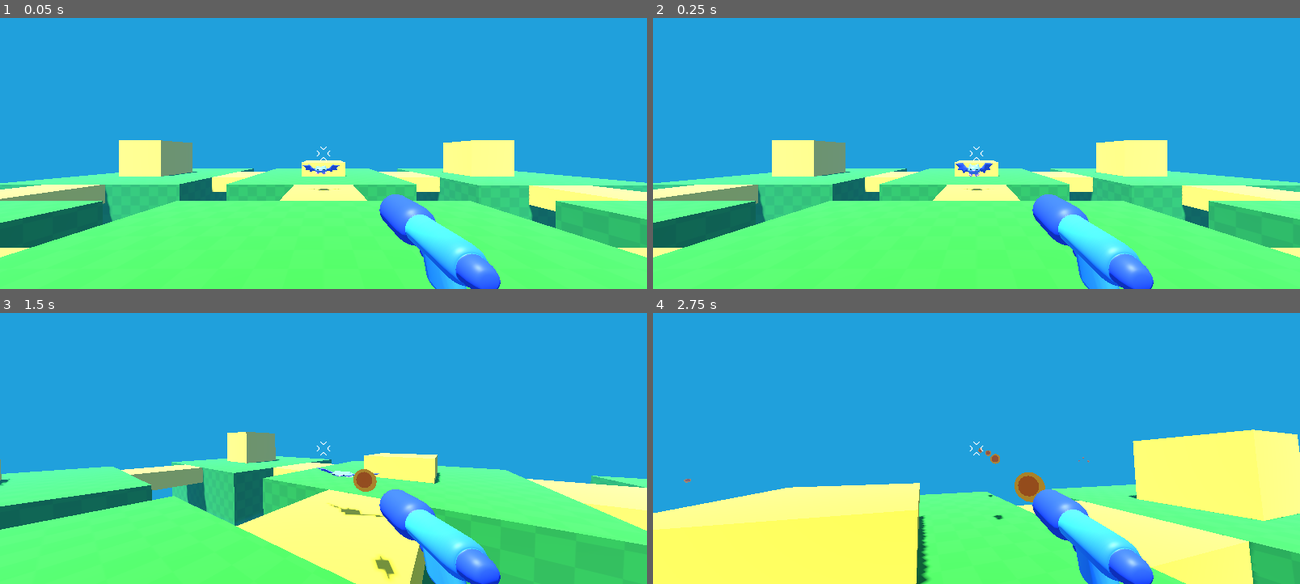
Above: before the commit, frames 1-4 (two rows, left to right).
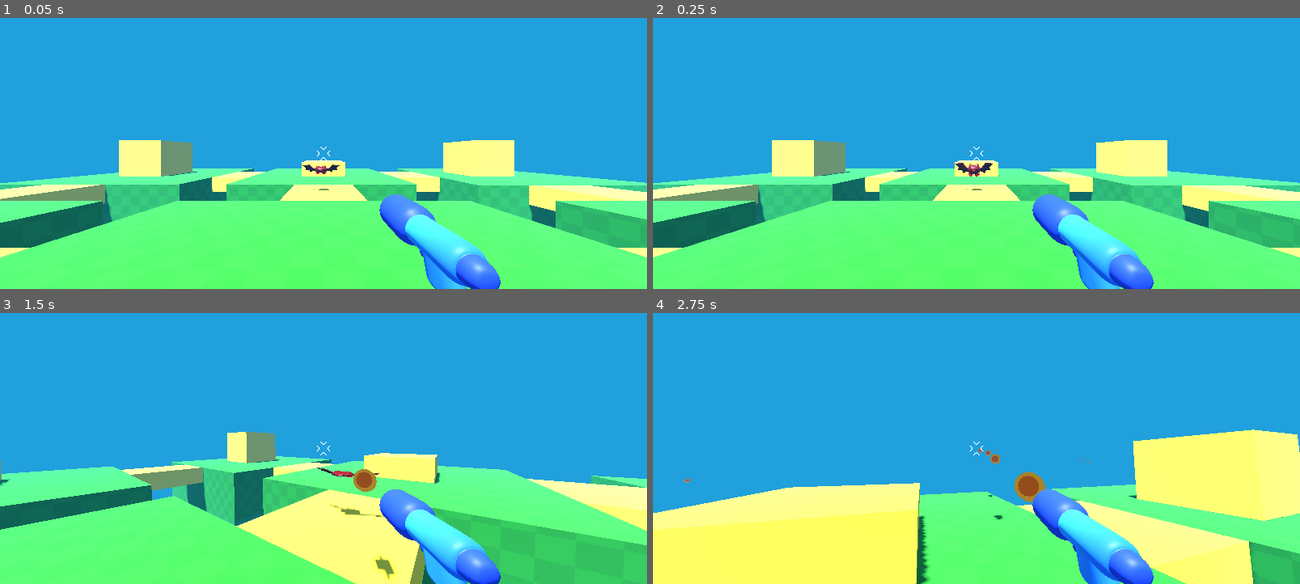
Above: after the commit, the same moments.

Repository: aloepker/first-practice-3d-game-project
Game: Godot game, scene res://game.tscn
Two runs of this game, one before a commit and one after it. Both use one fixed random seed, a clock stepped at 60 frames per second and the inputs below.
Inputs (mouse positions are in pixels of both pictures, inside the frame that each line leads up to):
- Up to frame 1 (0.05 s): no input
- Up to frame 2 (0.25 s): no input
- Up to frame 3 (1.5 s): move the mouse to (355, 448) at 0.52 s; hold Right mouse button (shoot) 0.53-1.28 s; hold W (move_forward) from 0.53 s (still down); tap Space (jump) at 0.77 s; move the mouse to (291, 448) at 1.27 s; right-click (291, 448) at 1.35 s
- Up to frame 4 (2.75 s): keep holding W (move_forward); tap Space (jump) at 1.52 s; move the mouse to (989, 443) at 2.02 s; hold Right mouse button (shoot) from 2.03 s (still down)

The runs differ from the first frame. In frame 1, 0.1% of the frame differs, in the area x 46-53%, y 54-58%; in frame 2, 0.1%, in the area x 46-53%, y 53-59%; in frame 3, less than 0.1%; in frame 4, nothing differs.

Commit message:
finished the bat's hurt animation

Diff:
--- a/mob/bat/bat_model.tscn
+++ b/mob/bat/bat_model.tscn
@@ -1,6 +1,7 @@
 [gd_scene format=3 uid="uid://clg3xj5mc100x"]
 
 [ext_resource type="PackedScene" uid="uid://c4ybh3ky1da1i" path="res://mob/bat/bat_model.glb" id="1_1he7g"]
+[ext_resource type="Material" uid="uid://blolk75yksrjp" path="res://mob/bat/injured_bat_material.tres" id="2_030dj"]
 
 [sub_resource type="Animation" id="Animation_1he7g"]
 length = 0.23333333
@@ -16,6 +17,18 @@
 "transitions": PackedFloat32Array(1, 1),
 "update": 0,
 "values": [Vector3(1, 1, 1), Vector3(1, 0.2, 1)]
+}
+tracks/1/type = "value"
+tracks/1/imported = false
+tracks/1/enabled = true
+tracks/1/path = NodePath("Armature/Skeleton3D/bat:surface_material_override/0:albedo_color")
+tracks/1/interp = 1
+tracks/1/loop_wrap = true
+tracks/1/keys = {
+"times": PackedFloat32Array(0.0833),
+"transitions": PackedFloat32Array(1),
+"update": 0,
+"values": [Color(1, 0, 0, 1)]
 }
 
 [sub_resource type="AnimationLibrary" id="AnimationLibrary_030dj"]
@@ -41,7 +54,8 @@
 bones/11/rotation = Quaternion(2.5423756e-08, 0.69088244, 0.72296715, 3.637758e-08)
 
 [node name="bat" parent="Armature/Skeleton3D" index="0" unique_id=1450876937]
-transform = Transform3D(1, 0, 0, 0, 0.2, 0, 0, 0, 1, 0, 0, 0)
+transform = Transform3D(1, 0, 0, 0, 0.9863647, 0, 0, 0, 1, 0, 0, 0)
+surface_material_override/0 = ExtResource("2_030dj")
 
 [node name="AnimationPlayer" parent="." index="1" unique_id=563622237]
 libraries/custom = SubResource("AnimationLibrary_030dj")
--- /dev/null
+++ b/mob/bat/injured_bat_material.tres
@@ -0,0 +1,11 @@
+[gd_resource type="StandardMaterial3D" format=3 uid="uid://blolk75yksrjp"]
+
+[ext_resource type="Texture2D" uid="uid://dqfmnulq4kjjr" path="res://mob/bat/bat_model_bat_palette.png" id="1_5qf30"]
+
+[resource]
+resource_name = "bat_mat"
+cull_mode = 2
+albedo_color = Color(1, 0, 0, 1)
+albedo_texture = ExtResource("1_5qf30")
+roughness = 0.42727274
+metadata/_gltf_primary_texture_coord = 0
